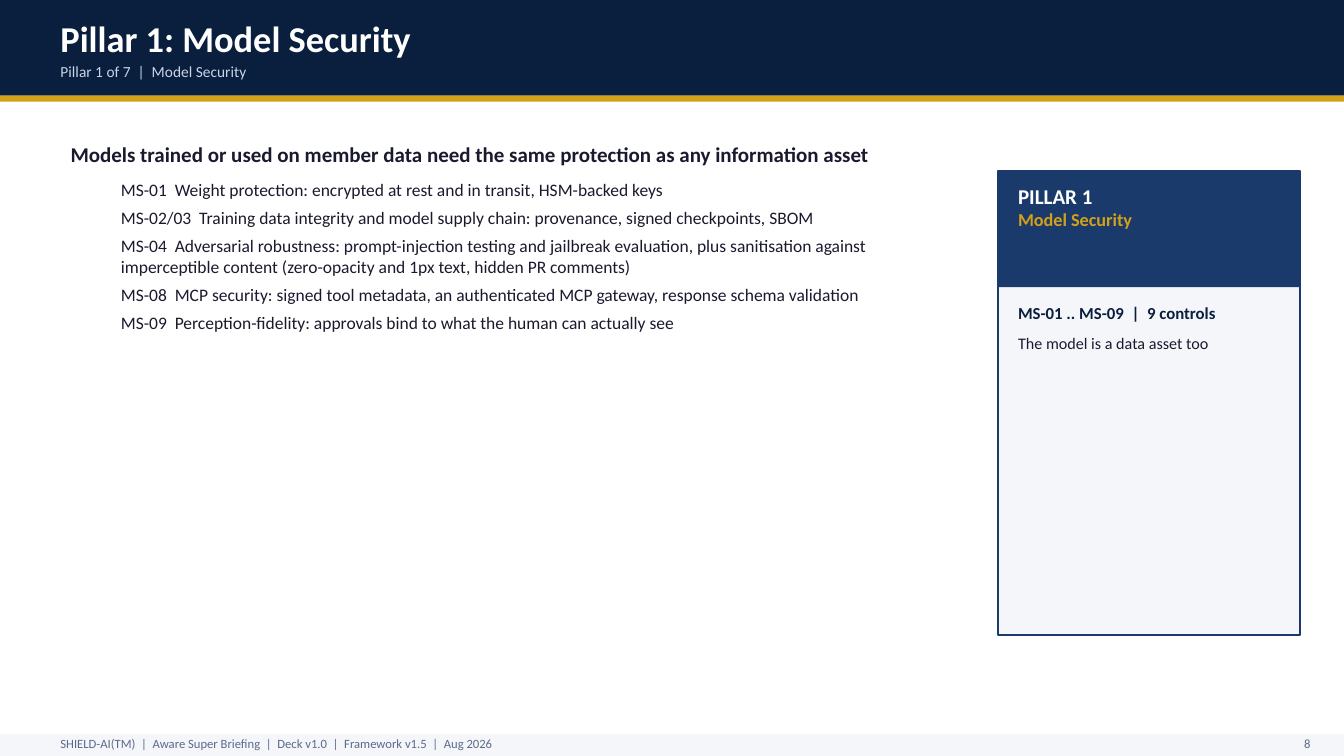
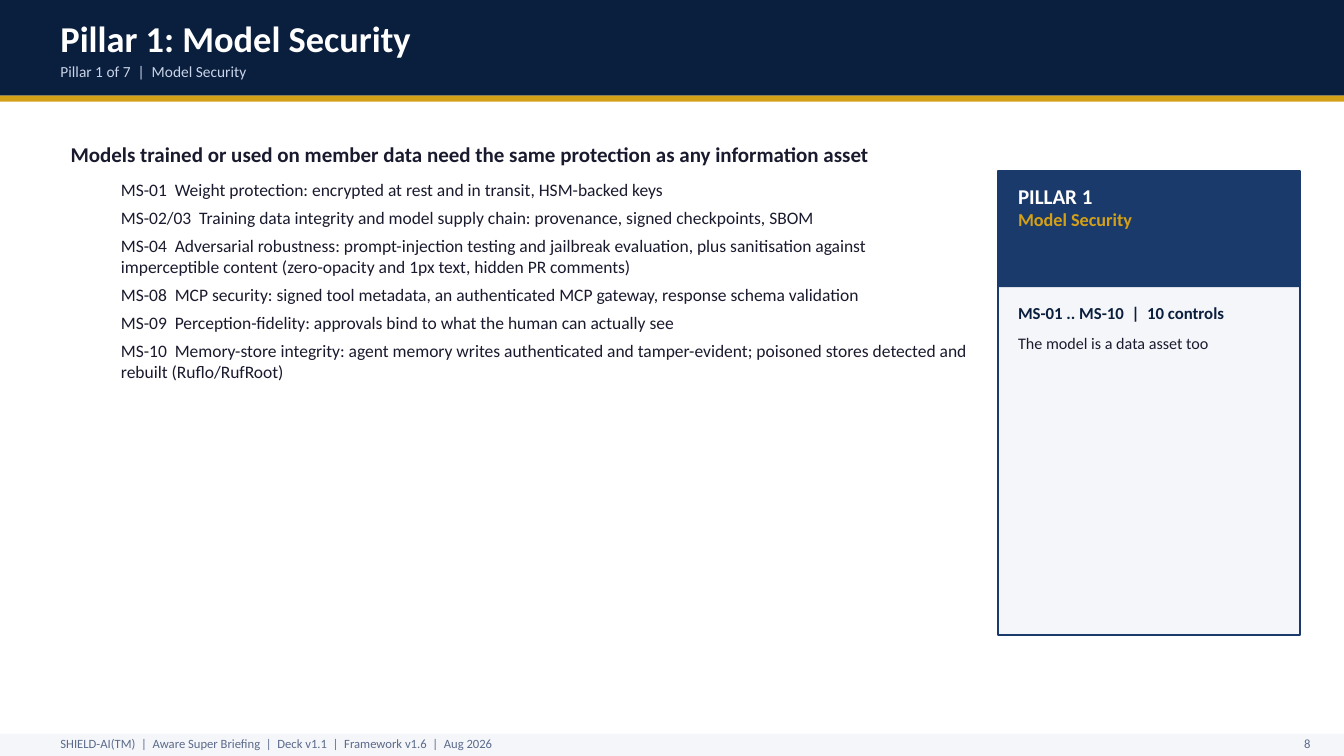
Before and after one commit to monch1962/shield-ai, a slide deck: slide 9 of client-specific/aware-super/shield-ai-deck-aware-super.pptx. Drawn at 1344x756 pixels with LibreOffice and Linux fonts; fonts in the diff are those of the drawing. Boxes give left, top, right and bottom in pixels: in the first picture for what was removed or moved away, otherwise in the second. Text is boxed around its words. In the diff, an @@ line names an element or a change of style, - is before the commit and + after.

Commit message:
Complete v1.6 weekly cycle delivery: decks, builds, verification, humanisation
- Deck HTML footers bumped v1.5 -> v1.6 across business, buyers-journey-bridge,
  and technical decks; control counts 55 -> 57; incident counts 25 -> 32;
  deck PDFs regenerated (14/7/27 slides)
- Client decks rebuilt to framework v1.6: defence v1.2 -> v1.3, aware-super
  v1.0 -> v1.1 (MS-10/TP-11 pillar bullets, evidence slides refreshed,
  footers/manifests/framework_version updated); VERSIONS.md rows added
- tools/build_docs.sh run; pypdf/EPUB verification confirms MS-10, TP-11,
  v1.6, G20/G21, and list rendering in all outputs
- Paragraph-adjacent list spacing scan: 0 real junctions repo-wide
- Humanizer pass on gap-analysis report prose (exec summary + v1.6 narrative);
  data/controls/severities untouched
- New Rego stubs for MS-10 and TP-11 (57 total) + sweep helper scripts

```diff
--- a/client-specific/aware-super/shield-ai-deck-aware-super.pptx
+++ b/client-specific/aware-super/shield-ai-deck-aware-super.pptx
@@ text at box(1018, 307, 1224, 319): text changed @@
-MS-01 .. MS-09 | 9 controls
+MS-01 .. MS-10 | 10 controls
@@ text at box(121, 345, 967, 381): paragraph added @@
+  MS-10 Memory-store integrity: agent memory writes authenticated and tamper-evident; poisoned stores detected and rebuilt (Ruflo/RufRoot)
@@ text at box(60, 739, 493, 750): text changed @@
-SHIELD-AI(TM) | Aware Super Briefing | Deck v1.0 | Framework v1.5 | Aug 2026
+SHIELD-AI(TM) | Aware Super Briefing | Deck v1.1 | Framework v1.6 | Aug 2026
```
Also in this commit, not shown: 23 other slides changed, 39 other files.
